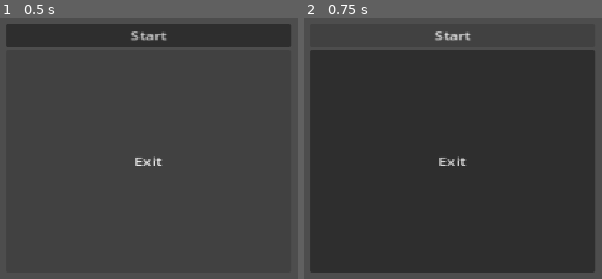
Above: before the commit, frames 1-2 (left to right).
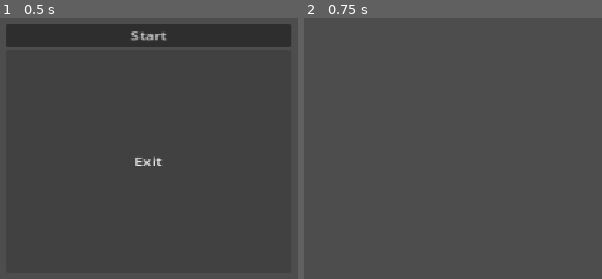
Above: after the commit, the same moments.

Repository: GuppyJanssen/godot-hub
Game: Godot game, scene res://Game.tscn
The game is run twice, just before and just after one commit, with the same random seed, the same clock (stepped at 60 frames per second) and the same inputs.
Inputs:
- Up to frame 1 (0.5 s): no input
- Up to frame 2 (0.75 s): click "Start" at 0.5 s

Frame 1 is identical in both runs. In frame 2, 82% of the frame differs, in the area x 2-98%, y 4-98%.

Commit message:
Half werkende basis

Diff:
--- a/Entities/Entity.gd
+++ b/Entities/Entity.gd
@@ -11,6 +11,9 @@
 	get: return damage
 	set(value): damage = value
 var entity_type: String
+var coordinates: Vector2:
+	get: return coordinates
+	set(value): coordinates = value
 
 func _init(entity_data: JSON) -> void:
 	health = entity_data[entity_type]["health"].to_float()
--- /dev/null
+++ b/Player/Player.gd
@@ -0,0 +1,19 @@
+extends Node
+
+class_name  Player
+
+var coordinates: Vector2:
+	get: return coordinates
+	set(value): coordinates = value
+
+func _init(starting_coordinates: Vector2) -> void:
+	coordinates = starting_coordinates
+
+# Called when the node enters the scene tree for the first time.
+func _ready() -> void:
+	pass # Replace with function body.
+
+
+# Called every frame. 'delta' is the elapsed time since the previous frame.
+func _process(delta: float) -> void:
+	pass
--- a/Player/player.tscn
+++ b/Player/player.tscn
@@ -1,5 +1,21 @@
 [gd_scene format=3 uid="uid://m0mslkm41ksd"]
 
+[ext_resource type="Script" uid="uid://vyhb4l80yfa2" path="res://Player/Player.gd" id="1_4ntmi"]
+[ext_resource type="Texture2D" uid="uid://d02072hf1oivp" path="res://Assets/cursor.png" id="1_l8h54"]
+
+[sub_resource type="CapsuleShape2D" id="CapsuleShape2D_wdaq0"]
+radius = 11.0
+height = 36.0
+
 [node name="Player" type="CharacterBody2D" unique_id=878384161]
+script = ExtResource("1_4ntmi")
 
-[node name="CollisionShape2D" type="CollisionShape2D" parent="." unique_id=569420643]
+[node name="Sprite2D" type="Sprite2D" parent="." unique_id=1099126305]
+position = Vector2(1.0000305, -0.9999847)
+rotation = 0.43633232
+scale = Vector2(0.109375, 0.109375)
+texture = ExtResource("1_l8h54")
+
+[node name="CollisionShape2D" type="CollisionShape2D" parent="." unique_id=1422617417]
+position = Vector2(0, -7)
+shape = SubResource("CapsuleShape2D_wdaq0")
--- a/Systems/main_menu.gd
+++ b/Systems/main_menu.gd
@@ -9,6 +9,7 @@
 
 #knop doet nog niks
 func _on_start_button_pressed() -> void:
+	get_tree().change_scene_to_file("res://World/Overworld.tscn")
 	pass # Replace with function body.
 
 #knop sluit spel af
--- /dev/null
+++ b/World/Levels/Level.gd
@@ -0,0 +1,15 @@
+extends Node
+
+# Called when the node enters the scene tree for the first time.
+func _ready() -> void:
+	pass # Replace with function body.
+
+
+# Called every frame. 'delta' is the elapsed time since the previous frame.
+func _process(delta: float) -> void:
+	pass
+
+@abstract class BaseLevel:
+	var level_id: String:
+		get: return level_id
+		set(value): level_id = value
--- /dev/null
+++ b/World/Levels/Level.tscn
@@ -0,0 +1,3 @@
+[gd_scene format=3 uid="uid://cbhq675aopq0g"]
+
+[node name="Level" type="Node2D" unique_id=1739022525]
--- /dev/null
+++ b/World/Overworld.gd
@@ -0,0 +1,17 @@
+extends Node
+
+
+# Called when the node enters the scene tree for the first time.
+func _ready() -> void:
+	# Load player in scene
+	print("Loading player in scene")
+	var player: Player = Player.new(Vector2(100,100))
+	# Place player in scene
+	add_child(player)
+	# TODO
+	pass # Replace with function body.
+
+
+# Called every frame. 'delta' is the elapsed time since the previous frame.
+func _process(delta: float) -> void:
+	pass
--- /dev/null
+++ b/World/Overworld.tscn
@@ -0,0 +1,6 @@
+[gd_scene format=3 uid="uid://cvh85qn1ebrlq"]
+
+[ext_resource type="Script" uid="uid://b8828fwbdm1tt" path="res://World/Overworld.gd" id="1_u24f4"]
+
+[node name="Overworld" type="Node2D" unique_id=712198044]
+script = ExtResource("1_u24f4")
Binary file added: Assets/cursor.png
Not shown, added: Assets/cursor.png.import
Not shown, added: Player/Player.gd.uid
Not shown, added: World/Levels/Level.gd.uid
Not shown, added: World/Overworld.gd.uid
